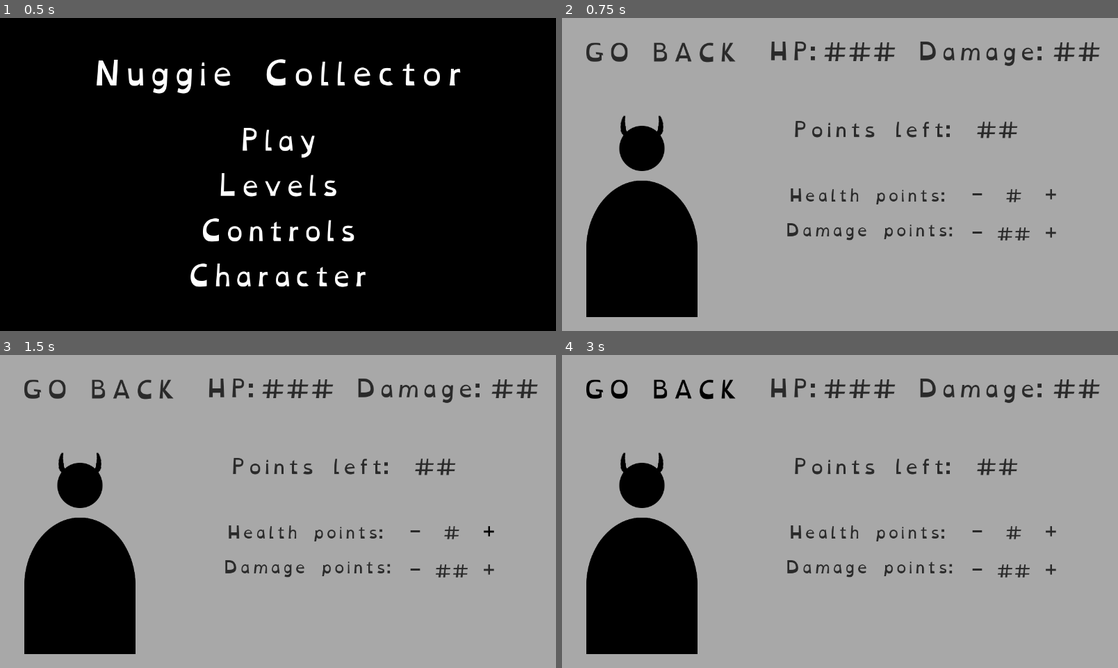
Above: before the commit, frames 1-4 (two rows, left to right).
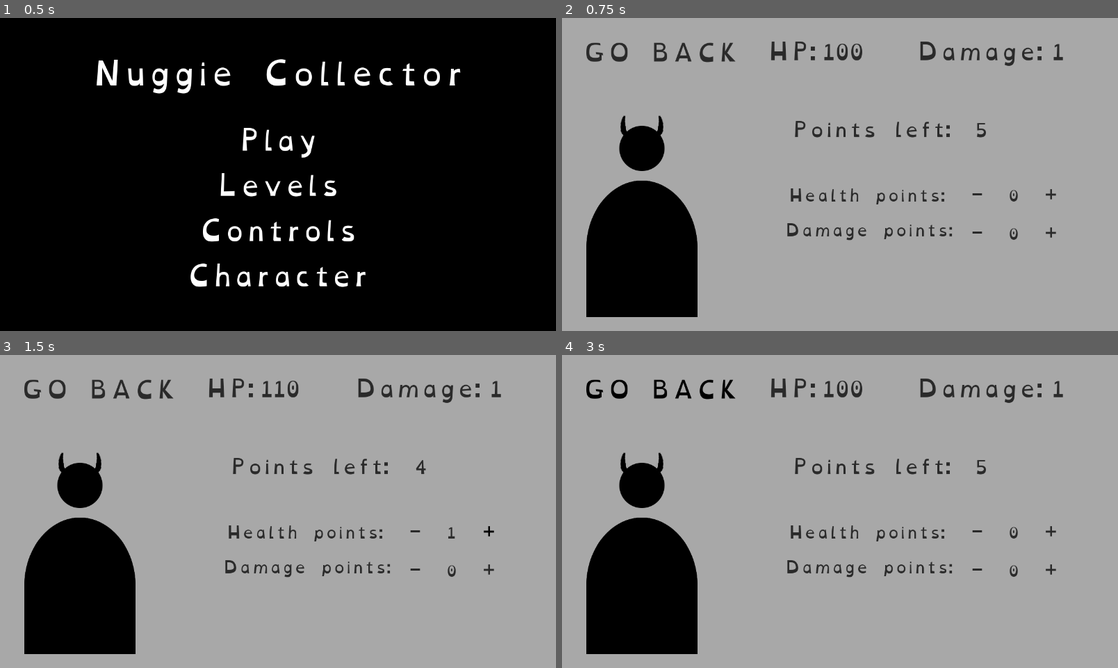
Above: after the commit, the same moments.

Repository: BesterCoder/nuggie-collector
Game: Godot game, scene res://menus/main/MainMenu.tscn
The game is run twice, just before and just after one commit, with the same random seed, the same clock (stepped at 60 frames per second) and the same inputs.
Inputs:
- Up to frame 1 (0.5 s): no input
- Up to frame 2 (0.75 s): click "Character" at 0.5 s
- Up to frame 3 (1.5 s): click "+" at 1.25 s
- Up to frame 4 (3 s): click "-" at 2 s; click "GO BACK" at 2.75 s

Frame 1 is identical in both runs. In frame 2, 0.9% of the frame differs, in the area x 47-97%, y 7-72%; in frame 3, 0.9%; in frame 4, 0.9%.

Commit message:
Added initial funcitonality to the character menu

Diff:
--- /dev/null
+++ b/autoload/Character.gd
@@ -0,0 +1,56 @@
+extends Node
+
+
+var __hp: int = 100
+var __damage: int = 1
+const __HEALTH_STEP: int = 10
+const __DAMAGE_STEP: int = 1
+var __health_points: int = 0
+var __damage_points: int = 0
+var __points_left: int = 5
+
+
+func get_hp() -> int:
+	return __hp + __HEALTH_STEP * __health_points
+
+
+func get_damage() -> int:
+	return __damage + __DAMAGE_STEP * __damage_points
+
+
+func get_health_points() -> int:
+	return __health_points
+
+
+func get_damage_points() -> int:
+	return __damage_points
+
+
+func get_points_left() -> int:
+	return __points_left
+
+
+func add_points(amount: int = 1) -> void:
+	if amount < 0 && __points_left <= 0:
+		return
+	__points_left += amount
+
+
+func add_damage_points(amount: int = 1) -> void:
+	if amount < 0 && __damage_points <= 0:
+		return
+	if amount > 0 && __points_left <= 0:
+		return
+
+	__points_left -= amount
+	__damage_points += amount
+
+
+func add_health_points(amount: int = 1) -> void:
+	if amount < 0 && __health_points <= 0:
+		return
+	if amount > 0 && __points_left <= 0:
+		return
+
+	__points_left -= amount
+	__health_points += amount
--- /dev/null
+++ b/menus/character/CharacterMenu.gd
@@ -0,0 +1,31 @@
+extends Control
+
+
+func _ready():
+	_set_values()
+
+
+func _set_values():
+	$Info/HpPoints.text = String(Character.get_hp())
+	$Info/DamagePoints.text = String(Character.get_damage())
+	$PointsLeft/Points.text = String(Character.get_points_left())
+	$HealthPoints/Points.text = String(Character.get_health_points())
+	$DamagePoints/Points.text = String(Character.get_damage_points())
+
+
+
+func _on_health_plus_pressed():
+	Character.add_health_points(1)
+	_set_values()
+
+func _on_health_minus_pressed():
+	Character.add_health_points(-1)
+	_set_values()
+
+func _on_damage_plus_pressed():
+	Character.add_damage_points(1)
+	_set_values()
+
+func _on_damage_minus_pressed():
+	Character.add_damage_points(-1)
+	_set_values()
--- a/menus/character/CharacterMenu.tscn
+++ b/menus/character/CharacterMenu.tscn
@@ -1,7 +1,8 @@
-[gd_scene load_steps=7 format=2]
+[gd_scene load_steps=8 format=2]
 
 [ext_resource path="res://assets/player/player_01.png" type="Texture" id=1]
 [ext_resource path="res://assets/fonts/OpenDyslexic-Regular.ttf" type="DynamicFontData" id=2]
+[ext_resource path="res://menus/character/CharacterMenu.gd" type="Script" id=3]
 
 [sub_resource type="DynamicFont" id=1]
 size = 50
@@ -22,6 +23,7 @@
 [node name="CharacterMenu" type="Control"]
 anchor_right = 1.0
 anchor_bottom = 1.0
+script = ExtResource( 3 )
 __meta__ = {
 "_edit_use_anchors_": false
 }
@@ -271,3 +273,7 @@
 __meta__ = {
 "_edit_use_anchors_": false
 }
+[connection signal="pressed" from="HealthPoints/Plus" to="." method="_on_health_plus_pressed"]
+[connection signal="pressed" from="HealthPoints/Minus" to="." method="_on_health_minus_pressed"]
+[connection signal="pressed" from="DamagePoints/Plus" to="." method="_on_damage_plus_pressed"]
+[connection signal="pressed" from="DamagePoints/Minus" to="." method="_on_damage_minus_pressed"]
--- a/project.godot
+++ b/project.godot
@@ -38,6 +38,7 @@
 
 [autoload]
 
+Character="*res://autoload/Character.gd"
 SceneLoader="*res://autoload/SceneLoader.gd"
 
 [display]
